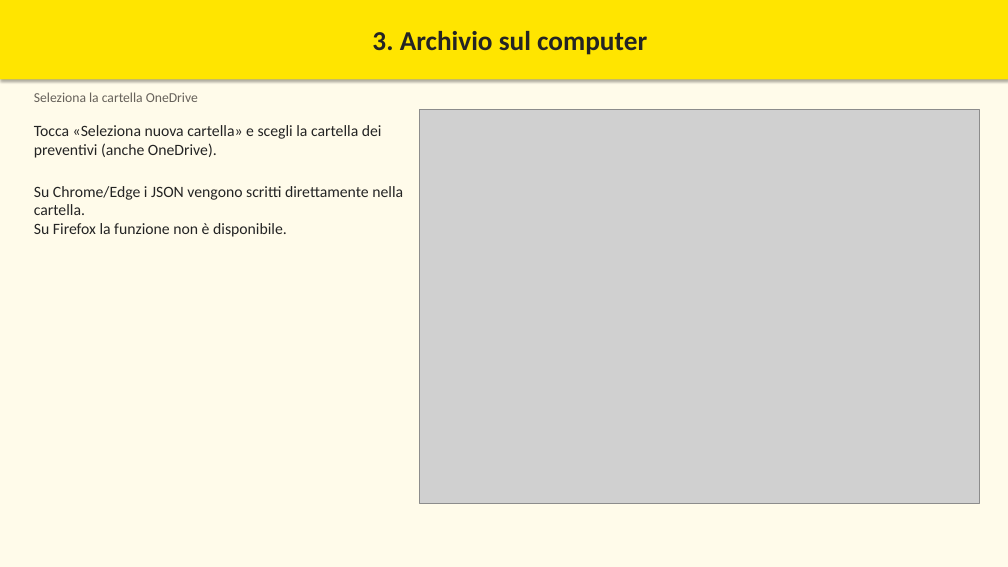
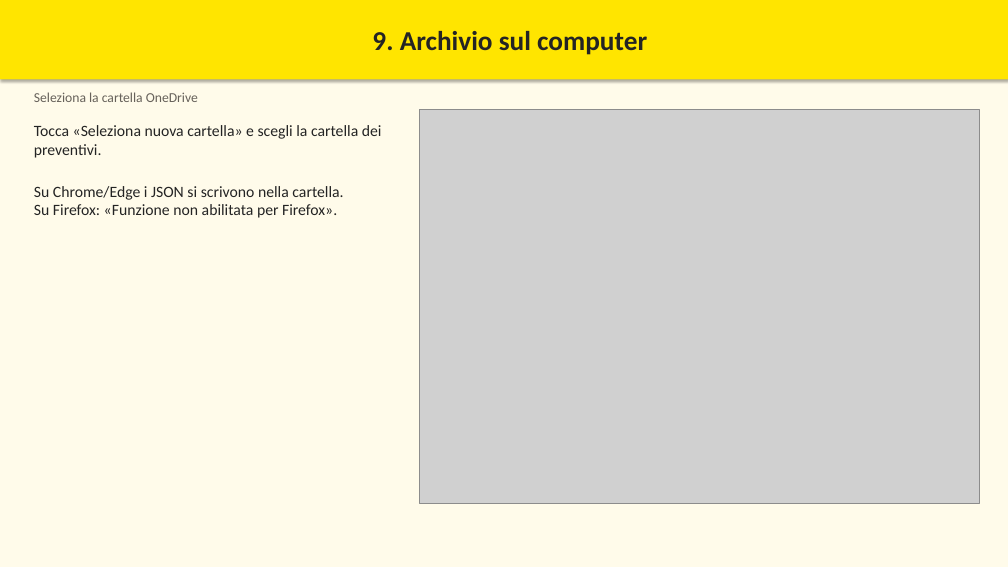
Before and after one commit to MBRP95/Preventivatore, a slide deck: slide 12 of docs/manuale/Manuale_Preventivatore.pptx (slide 4 before the commit). Drawn at 1008x567 pixels with LibreOffice and Linux fonts; fonts in the diff are those of the drawing; grey boxes stand for pictures. Boxes give left, top, right and bottom in pixels: in the first picture for what was removed or moved away, otherwise in the second. Text is boxed around its words. In the diff, an @@ line names an element or a change of style, - is before the commit and + after.

```diff
--- a/docs/manuale/Manuale_Preventivatore.pptx
+++ b/docs/manuale/Manuale_Preventivatore.pptx
@@ text in rectangle at (372, 31, 647, 55): text changed @@
-3. Archivio sul computer
+9. Archivio sul computer
@@ text at (34, 125, 382, 218): text changed @@
-Tocca «Seleziona nuova cartella» e scegli la cartella dei preventivi (anche OneDrive).
-Su Chrome/Edge i JSON vengono scritti direttamente nella cartella.
-Su Firefox la funzione non è disponibile.
+Tocca «Seleziona nuova cartella» e scegli la cartella dei preventivi.
+Su Chrome/Edge i JSON si scrivono nella cartella.
+Su Firefox: «Funzione non abilitata per Firefox».
```
Also in this commit, not shown: 17 other slides changed, 8 slides added, 7 other files.
